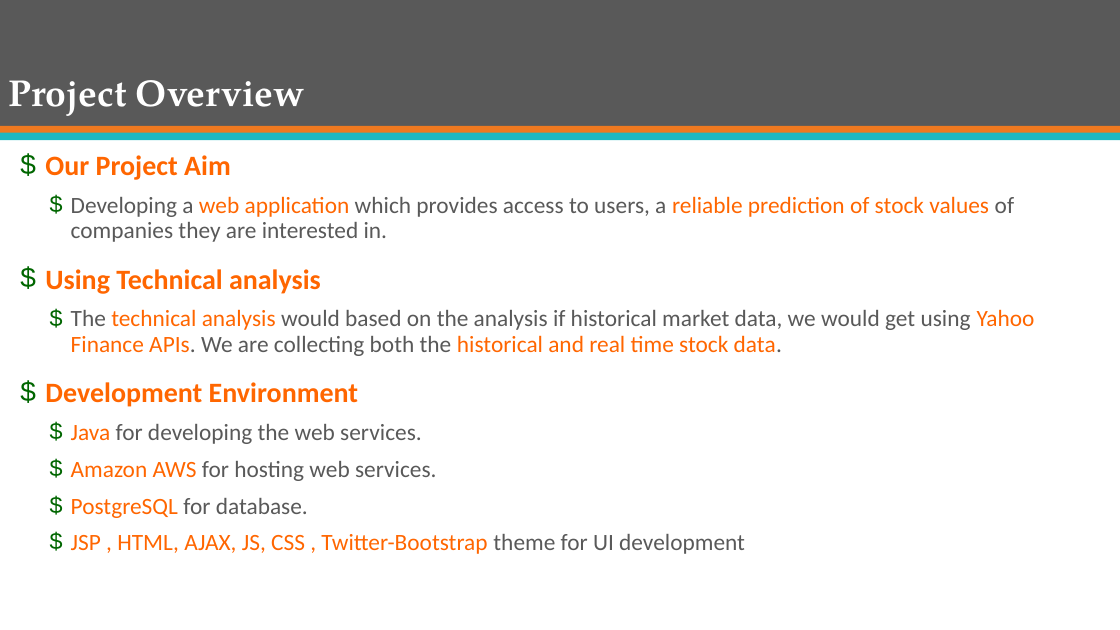
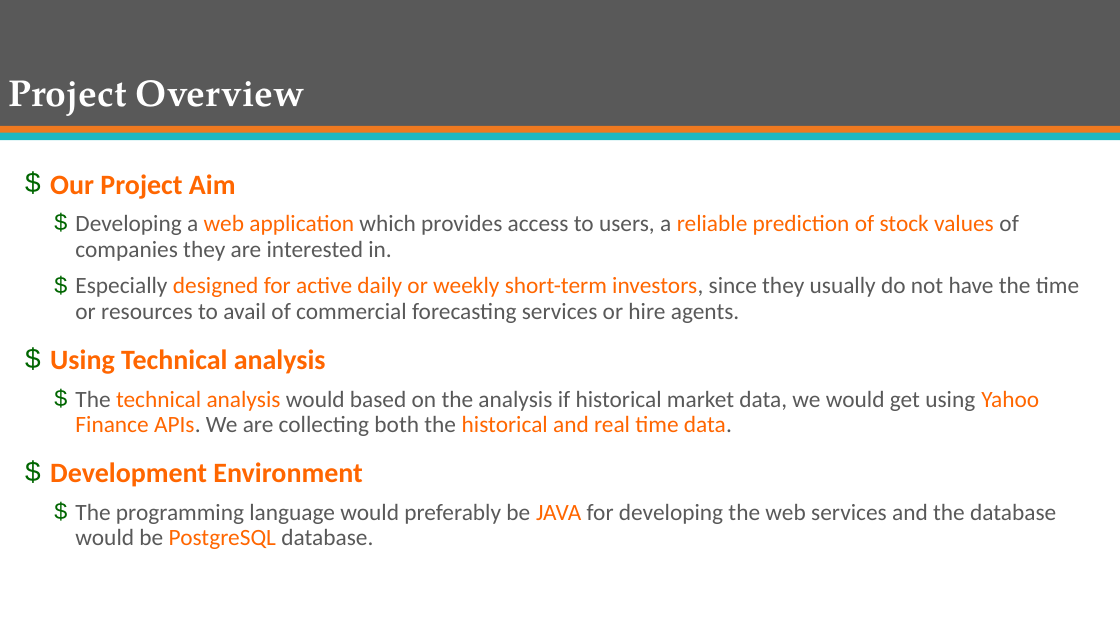
Before and after one commit to mJaiswal/Stock-Market-Prediction-Project, a slide deck: slide 3 of All Documentation/Presentations/Group 13 - ECE 568 - Final Project Preliminary Presentation.pptx. Drawn at 1120x630 pixels with LibreOffice and Linux fonts; fonts in the diff are those of the drawing. Boxes give left, top, right and bottom in pixels: in the first picture for what was removed or moved away, otherwise in the second. Text is boxed around its words. In the diff, an @@ line names an element or a change of style, - is before the commit and + after.

Commit message:
Revert "Final Project presentation"
This reverts commit 832766f04cd8442b965ed63aae4b14a67f5be8de.

```diff
--- a/All Documentation/Presentations/Group 13 - ECE 568 - Final Project Preliminary Presentation.pptx
+++ b/All Documentation/Presentations/Group 13 - ECE 568 - Final Project Preliminary Presentation.pptx
@@ text "Our Project Aim": place and size @@
-text "Our Project Aim" at box(45, 155, 1035, 554)
+text "Our Project Aim" at box(50, 174, 1079, 549)
@@ text at box(75, 276, 1079, 323): paragraph added @@
+  $ Especially designed for active daily or weekly short-term investors, since they usually do not have the time or resources to avail of commercial forecasting services or hire agents.
@@ text at box(75, 390, 1039, 436): text changed @@
-  $ The technical analysis would based on the analysis if historical market data, we would get using Yahoo Finance APIs. We are collecting both the historical and real time stock data.
+  $ The technical analysis would based on the analysis if historical market data, we would get using Yahoo Finance APIs. We are collecting both the historical and real time data.
@@ text at box(75, 504, 1056, 549): text changed @@
-  $ Java for developing the web services.
-  $ Amazon AWS for hosting web services.
-  $ PostgreSQL for database.
-  $ JSP , HTML, AJAX, JS, CSS , Twitter-Bootstrap theme for UI development
+  $ The programming language would preferably be JAVA for developing the web services and the database would be PostgreSQL database.
```
Also in this commit, not shown: 8 other slides changed, 11 slides added, 2 slides removed, 1 other file.
